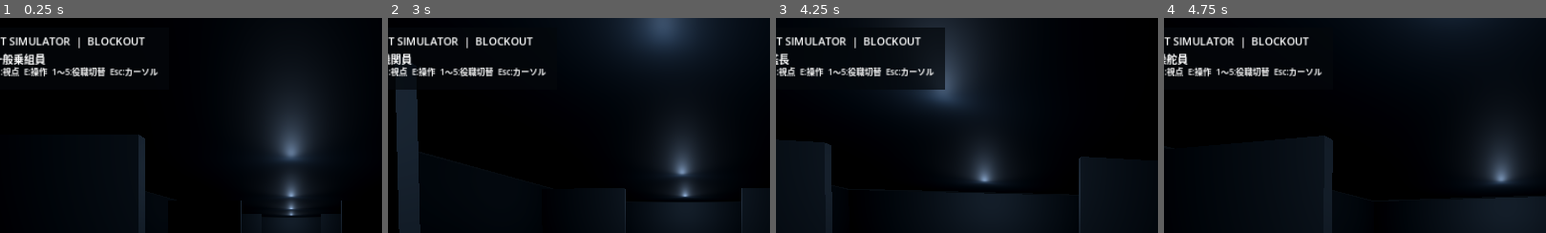
Above: before the commit, frames 1-4 (left to right).
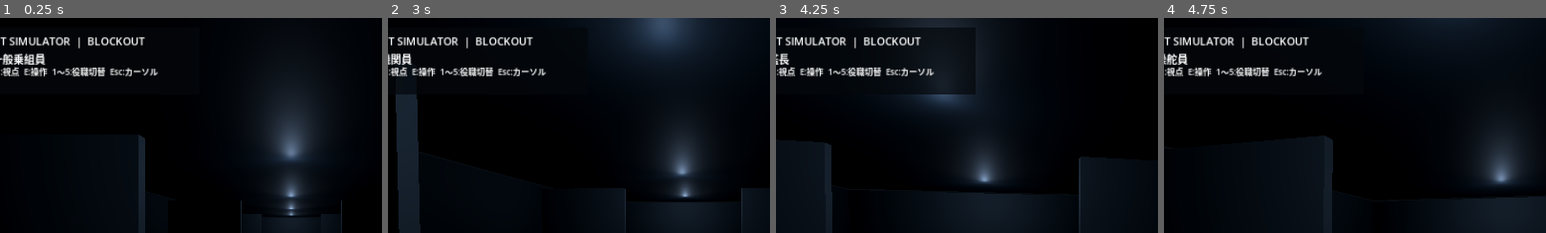
Above: after the commit, the same moments.

Repository: YukkuriP/Yukkuri-FPS-3
Game: Godot game, scene res://scenes/main.tscn
The game is run twice, just before and just after one commit, with the same random seed, the same clock (stepped at 60 frames per second) and the same inputs.
Inputs (mouse positions are % of the whole screen's width and height, from its top left):
- Up to frame 1 (0.25 s): no input
- Up to frame 2 (3 s): tap Enter at 0.5 s; move the mouse to (55, 50) at 0.52 s; hold W (move_forward) from 0.53 s (still down); tap 1 at 0.6 s; tap 2 at 0.8, 1.35 s; move the mouse to (45, 50) at 1.27 s; tap 3 at 1.55, 2.1 s; move the mouse to (52, 48) at 2.02 s; tap 4 at 2.3, 2.85 s; move the mouse to (49, 52) at 2.77 s
- Up to frame 3 (4.25 s): keep holding W (move_forward); tap 5 at 3.05, 3.6 s; move the mouse to (57, 51) at 3.52 s; tap 1 at 3.8 s
- Up to frame 4 (4.75 s): keep holding W (move_forward); move the mouse to (42, 49) at 4.27 s; tap E (interact) at 4.35 s; tap 2 at 4.55 s
The pictures show only the part of the screen within x 12-62%, y 0-50%; the shares and areas given below are measured in that part.

The runs differ from the first frame. In frame 2, 0.1% of the frame differs, in the area x 2-8%, y 33-36%; in frame 3, 2.2%, in the area x 35-52%, y 4-36%; in frame 4, less than 0.1%.

Commit message:
Harden role hotkey keycode typing

Diff:
--- a/scripts/main.gd
+++ b/scripts/main.gd
@@ -3,6 +3,7 @@
 const WALK_SPEED := 4.5
 const LOOK_SENSITIVITY := 0.0022
 const ROLE_NAMES := ["艦長", "操舵員", "CIC士官", "機関員", "一般乗組員"]
+const ROLE_KEYS: Array[Key] = [KEY_1, KEY_2, KEY_3, KEY_4, KEY_5]
 
 var player: CharacterBody3D
 var camera: Camera3D
@@ -10,7 +11,6 @@
 var role_index := 4
 var status_label: Label
 var hint_label: Label
-var nearby_console := false
 
 func _ready() -> void:
 	_setup_input()
@@ -26,8 +26,8 @@
 	_add_key_action("move_right", KEY_D)
 	_add_key_action("interact", KEY_E)
 	_add_key_action("release_mouse", KEY_ESCAPE)
-	for i in range(5):
-		_add_key_action("role_" + str(i + 1), KEY_1 + i)
+	for i in range(ROLE_KEYS.size()):
+		_add_key_action("role_" + str(i + 1), ROLE_KEYS[i])
 
 func _add_key_action(action: String, keycode: Key) -> void:
 	if not InputMap.has_action(action):
@@ -37,23 +37,18 @@
 	InputMap.action_add_event(action, event)
 
 func _build_blockout() -> void:
-	# Temporary interior blockout: central passage with bridge/CIC-style stations.
 	_add_box("Deck", Vector3(0, -0.15, 0), Vector3(12, 0.3, 34), Color(0.20, 0.24, 0.27))
 	_add_box("Ceiling", Vector3(0, 3.4, 0), Vector3(12, 0.25, 34), Color(0.12, 0.16, 0.19))
 	_add_box("PortWall", Vector3(-6, 1.6, 0), Vector3(0.25, 3.2, 34), Color(0.25, 0.29, 0.31))
 	_add_box("StarboardWall", Vector3(6, 1.6, 0), Vector3(0.25, 3.2, 34), Color(0.25, 0.29, 0.31))
 	_add_box("ForwardWall", Vector3(0, 1.6, -17), Vector3(12, 3.2, 0.25), Color(0.25, 0.29, 0.31))
 	_add_box("AftWall", Vector3(0, 1.6, 17), Vector3(12, 3.2, 0.25), Color(0.25, 0.29, 0.31))
-
-	# Cross passage bulkheads leave a central doorway.
 	for z in [-9.0, 0.0, 9.0]:
 		_add_box("BulkheadL", Vector3(-4.2, 1.55, z), Vector3(3.6, 3.1, 0.2), Color(0.31, 0.35, 0.37))
 		_add_box("BulkheadR", Vector3(4.2, 1.55, z), Vector3(3.6, 3.1, 0.2), Color(0.31, 0.35, 0.37))
-
 	_add_console(Vector3(-3.2, 0.65, -5.0), "BRIDGE CONSOLE")
 	_add_console(Vector3(3.2, 0.65, 4.5), "CIC STATUS CONSOLE")
 	_add_console(Vector3(-3.2, 0.65, 12.0), "ENGINE STATUS CONSOLE")
-
 	for z in [-14.0, -7.0, 0.0, 7.0, 14.0]:
 		var light := OmniLight3D.new()
 		light.position = Vector3(0, 3.05, z)
@@ -131,7 +126,7 @@
 	var panel := ColorRect.new()
 	panel.color = Color(0.015, 0.03, 0.045, 0.72)
 	panel.position = Vector2(16, 16)
-	panel.size = Vector2(420, 104)
+	panel.size = Vector2(470, 112)
 	layer.add_child(panel)
 	status_label = Label.new()
 	status_label.position = Vector2(30, 26)
@@ -171,14 +166,12 @@
 	else:
 		player.velocity.y = 0.0
 	player.move_and_slide()
-
-	for i in range(5):
+	for i in range(ROLE_NAMES.size()):
 		if Input.is_action_just_pressed("role_" + str(i + 1)):
 			role_index = i
 			_update_status()
 	if Input.is_action_just_pressed("interact"):
 		status_label.text = "役職：" + ROLE_NAMES[role_index] + "\n操作端末：試作段階です"
 
-
 func _update_status() -> void:
 	status_label.text = "YUKKURI FLEET SIMULATOR  |  BLOCKOUT\n現在の役職：" + ROLE_NAMES[role_index]
